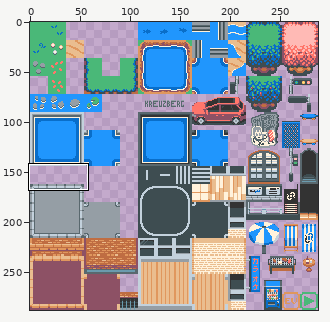
File history of a sprite sheet, tileset_outside.png. The picture above shows the old version from afar; the outline marks the close-up.
Close-up. As it was:
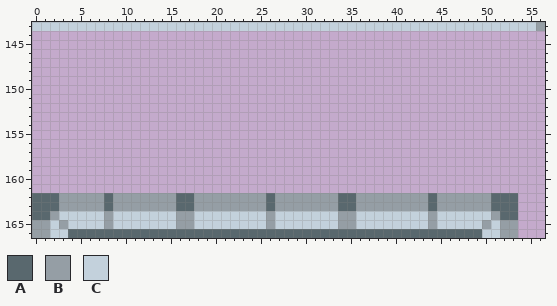
The file is 288x288 pixels. Shown: x 0..56, y 143..166. The commit also changed other parts of the picture, which this record leaves out.
Palette (. is transparent): A #59686e  B #959ea5  C #c3d1dc
Pixels before, first column x 0:
143 CCCCCCCCCCCCCCCCCCCCCCCCCCCCCCCCCCCCCCCCCCCCCCCCCCCCCCCCB
144 .........................................................
145 .........................................................
146 .........................................................
147 .........................................................
148 .........................................................
149 .........................................................
150 .........................................................
151 .........................................................
152 .........................................................
153 .........................................................
154 .........................................................
155 .........................................................
156 .........................................................
157 .........................................................
158 .........................................................
159 .........................................................
160 .........................................................
161 .........................................................
162 AAABBBBBABBBBBBBAABBBBBBBBABBBBBBBAABBBBBBBBABBBBBBAAA...
163 AAABBBBBABBBBBBBAABBBBBBBBABBBBBBBAABBBBBBBBABBBBBBAAA...
164 AABCCCCCBCCCCCCCBBCCCCCCCCBCCCCCCCBBCCCCCCCCBCCCCCCBAA...
165 BBCBCCCCBCCCCCCCBBCCCCCCCCBCCCCCCCBBCCCCCCCCBCCCCCBCBB...
166 BBCCAAAAAAAAAAAAAAAAAAAAAAAAAAAAAAAAAAAAAAAAAAAAAACCBB...
Now the later version:
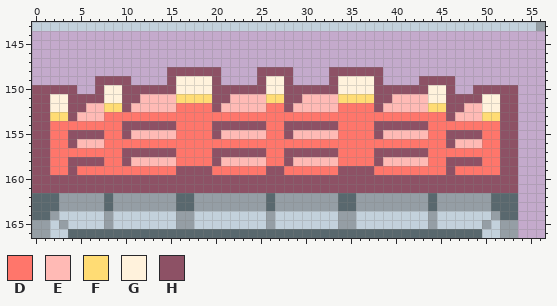
Colours new in this view: D #ff766b  E #ffbab5  F #ffdc74  G #fff2dc  H #8d5165
What changed:
Changed rows in their new state; - is an unchanged pixel.
first column x 0:
148 ---------------HHHHHH----HHHH----HHHHHH---------------
149 -------HHHH----HGGGGH----HGGH----HGGGGH----HHHH-------
150 HHHHH--HGGHHHHHHGGGGHHHHHHGGHHHHHHGGGGHHHHHHGGH--HHHHH
151 HHGGHHHHGGHHEEEEFFFFHHEEEEFFHHEEEEFFFFHHEEEEGGHHHHGGHH
152 HHGGHHEEFFHEEEEEDDDDHEEEEEDDHEEEEEDDDDHEEEEEFFHHEEGGHH
153 HHFFHEEEDDDDDDDDDDDDDDDDDDDDDDDDDDDDDDDDDDDDDDHEEEFFHH
154 HHDDDDDDDDHHHHHHDDDDHHHHHHDDHHHHHHDDDDHHHHHHDDDDDDDDHH
155 HHDDHHHHDDHEEEEEDDDDHEEEEEDDHEEEEEDDDDHEEEEEDDHHHHDDHH
156 HHDDHEEEDDDDDDDDDDDDDDDDDDDDDDDDDDDDDDDDDDDDDDHEEEDDHH
157 HHDDDDDDDDHHHHHHDDDDHHHHHHDDHHHHHHDDDDHHHHHHDDDDDDDDHH
158 HHDDHHHHDDHEEEEEDDDDHEEEEEDDHEEEEEDDDDHEEEEEDDHHHHDDHH
159 HHDDHDDDDDDDDDDDHHHHDDDDDDHHDDDDDDHHHHDDDDDDDDHDDDDDHH
160 HHHHHHHHHHHHHHHHHHHHHHHHHHHHHHHHHHHHHHHHHHHHHHHHHHHHHH
161 HHHHHHHHHHHHHHHHHHHHHHHHHHHHHHHHHHHHHHHHHHHHHHHHHHHHHH
Pixel boxes of the changes (left, top, right, bottom) in both close-ups:
added: (32, 67, 518, 193)
